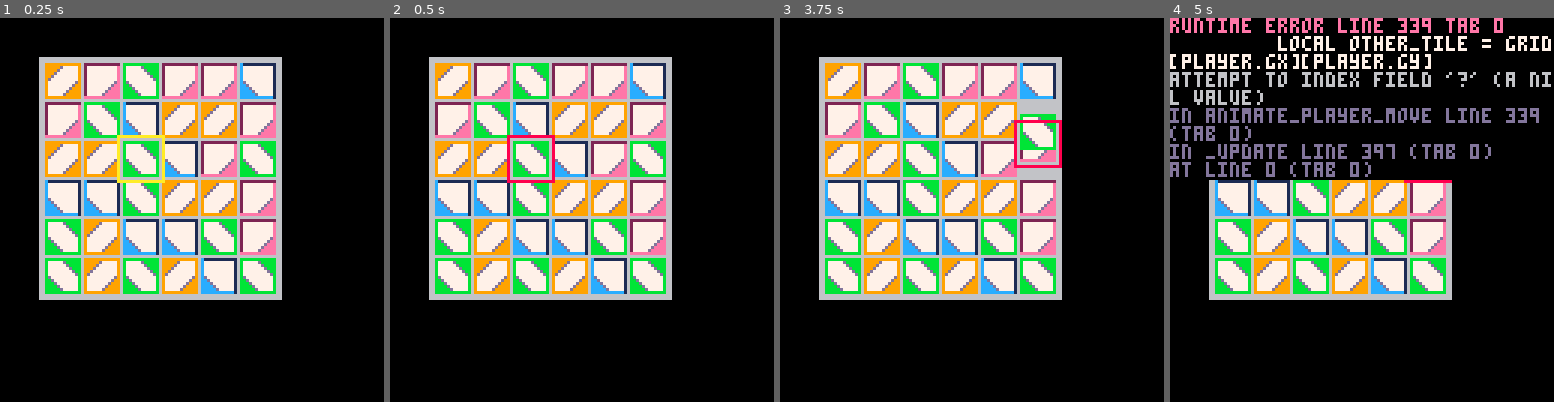
Above: before the commit, frames 1-4 (left to right).
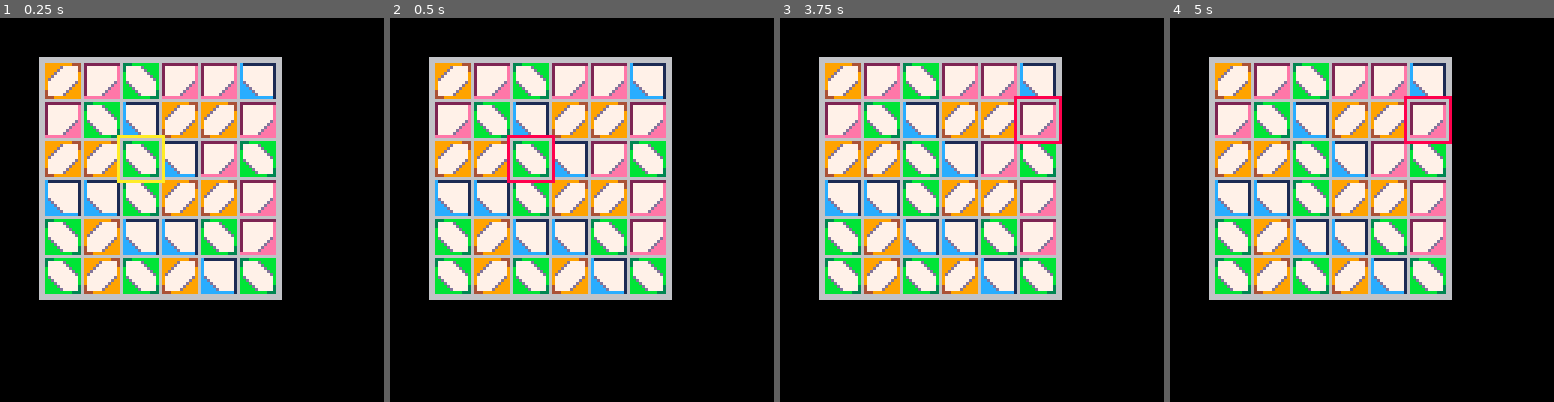
Above: after the commit, the same moments.

Repository: broquaint/pico8-carts
Game: PICO-8 cartridge eggjam4.p8
Two runs of this game, one before a commit and one after it. Both use one fixed random seed, a clock stepped at 60 frames per second and the inputs below.
Inputs:
- Up to frame 1 (0.25 s): no input
- Up to frame 2 (0.5 s): tap X (X key) at 0.33 s
- Up to frame 3 (3.75 s): tap O (Z key) at 0.7, 1.7, 2.1, 2.5, 2.9, 3.3, 3.7 s; tap X (X key) at 1.07, 1.85, 2.97 s; hold Right 1.6-2.1 s; hold Up 2.15-2.42 s; hold Right 2.47-3.03 s; hold Left 3.08-3.58 s; hold Down from 3.63 s (still down)
- Up to frame 4 (5 s): release Down at 3.97 s; hold Right 4.02-4.68 s; tap X (X key) at 4.08 s; tap O (Z key) at 4.1, 4.5, 4.9 s; hold Up from 4.73 s (still down)

The runs differ from the first frame. In frame 1, 1.2% of the frame differs, in the area x 11-72%, y 11-72%; in frame 2, 1.2%; in frame 3, 3.0%; in frame 4, 25%, in the area x 0-100%, y 0-72%.
Error before the commit: runtime error line 339 tab 0; local other_tile = grid[player.gx][player.gy]; attempt to index field '?' (a nil value)

Commit message:
POC pattern matching
Simplest possible thing.

Diff:
--- a/eggjam4.p8
+++ b/eggjam4.p8
@@ -18,11 +18,16 @@
 play_state_idle = 'idle'
 play_state_switch = 'switch'
 
-grid_sprites={
-   {1,azure},
-   {3,coral},
-   {5,orange},
-   {7,red},
+   -- br = 'bottom right',
+   -- bl = 'bottom left',
+   -- tr = 'top right',
+   -- tl = 'top left',
+
+grid_tiles={
+   {idx=1, colour=azure,  matches={bl=true}},
+   {idx=3, colour=coral,  matches={br=true}},
+   {idx=5, colour=orange, matches={tl=true, br=true}},
+   {idx=7, colour=lime,   matches={tr=true, bl=true}},
 --   {9,salmon},
 --   {11,lime}
 }
@@ -39,8 +44,10 @@
    for i = 1,6 do
       grid[i] = {}
       for j = 1,6 do
+         local tile = grid_tiles[randx(#grid_tiles)]
          grid[i][j] = {
-            spr_idx = grid_sprites[randx(#grid_sprites)][1],
+            spr_idx = tile.idx,
+            matches = tile.matches,
             gx = i,
             gy = j,
             x = i*tile_size+i,
@@ -157,14 +164,47 @@
 end
 
 function check_for_patterns(tile)
-end
-
+   function diamond_match(a)
+      local b = grid[a.gx+1][a.gy]
+      local c = grid[a.gx][a.gy+1]
+      local d = grid[a.gx+1][a.gy+1]
+      dump('checking ',a)
+
+      if a.matches.br and b.matches.bl and c.matches.tr and d.matches.tl then
+         dump('matched! ',a)
+         return {a,b,c,d}
+      else
+         dump('nay :( ',a)
+         return false
+      end
+   end
+
+   -- oo xx
+   -- oo xx
+   --
+   -- xx xx
+   -- xx xx
+   local tx, ty = tile.gx, tile.gy
+   return diamond_match(tile)
+end
+
+current_match = nil
 function finish_swap(args)
-   if check_for_patterns(player.tile_held) then
-      set_play_state('matched')
-   else
-      set_play_state('idle')
-   end
+   local state = 'idle'
+   if player.tile_held then
+      local matched = check_for_patterns(player.tile_held)
+      if matched then
+         dump('matched: ',matched)
+         animate(function()
+               current_match = matched
+               wait(60)
+               current_match = nil
+               set_play_state('idle')
+         end)
+         state = 'matched'
+      end
+   end
+   set_play_state(state)
 end
 
 player = {
@@ -222,25 +262,33 @@
       end
    end
 
-   -- Draw player cursor
-   local px0 = player.x + 1
-   local py0 = player.y + 1
-   local px1 = (px0 + space_size)
-   local py1 = (py0 + space_size)
-   rect(px0-1, py0-1, px1+1, py1+1, player.held and red or yellow)
+   if in_play_state('matched') then
+      local mx0 = current_match[1].x
+      local my0 = current_match[1].y
+      local mx1 = current_match[#current_match].x + space_size + 1
+      local my1 = current_match[#current_match].y + space_size + 1
+      rect(mx0, my0, mx1, my1, lime)
+   else
+      -- Draw player cursor
+      local px0 = player.x + 1
+      local py0 = player.y + 1
+      local px1 = (px0 + space_size)
+      local py1 = (py0 + space_size)
+      rect(px0-1, py0-1, px1+1, py1+1, player.held and red or yellow)
+   end
 end
 __gfx__
 00000000000000000000000000000000000000000000000000000000000000000000000000000000000000000000000000000000000000000000000000000000
 00000000000000000000000000000000000000000000000000000000000000000000000000000000000000000000000000000000000000000000000000000000
-0070070000c11111111111000022222222222200009999999999990000bbbbbbbbbbbb0000f555555555555000b5555555555550000000000000000000000000
-0007700000c77777777771000027777777777e000099999d7777790000b77777dbbbbb0000f777777777775000b7777777777750000000000000000000000000
-0007700000c77777777771000027777777777e00009999d77777790000b777777dbbbb0000f777777777775000b7777777777750000000000000000000000000
+0070070000c11111111111000022222222222200009999999994440000333bbbbbbbbb0000f555555555555000b5555555555550000000000000000000000000
+0007700000c77777777771000027777777777e000099999d7777740000377777dbbbbb0000f777777777775000b7777777777750000000000000000000000000
+0007700000c77777777771000027777777777e00009999d777777400003777777dbbbb0000f777777777775000b7777777777750000000000000000000000000
 0070070000c77777777771000027777777777e0000999d777777790000b7777777dbbb0000f777777777775000b7777777777750000000000000000000000000
 0000000000c77777777771000027777777777e000099d7777777790000b77777777dbb0000f777777777775000b7777777777750000000000000000000000000
 0000000000c77777777771000027777777777e00009d77777777790000b777777777db0000f777777777775000b7777777777750000000000000000000000000
 0000000000cd777777777100002777777777de00009777777777d90000bd777777777b0000fa77777777775000ba777777777750000000000000000000000000
 0000000000ccd7777777710000277777777dee0000977777777d990000bbd77777777b0000fdddd77777775000bdddd777777750000000000000000000000000
 0000000000cccd77777771000027777777deee000097777777d9990000bbbd7777777b0000fddfd77777775000bddbd777777750000000000000000000000000
-0000000000ccccd777777100002777777deeee00009777777d99990000bbbbd777777b0000fdfdd77777775000bdbdd777777750000000000000000000000000
-0000000000cccccd7777710000277777deeeee0000977777d999990000bbbbbd77777b0000fdddda7777775000bdddda77777750000000000000000000000000
-0000000000ccccccccccc10000eeeeeeeeeeee00009999999999990000bbbbbbbbbbbb0000fffffffffffff000bbbbbbbbbbbbb0000000000000000000000000
+0000000000ccccd777777100002777777deeee00004777777d99990000bbbbd77777730000fdfdd77777775000bdbdd777777750000000000000000000000000
+0000000000cccccd7777710000277777deeeee0000477777d999990000bbbbbd7777730000fdddda7777775000bdddda77777750000000000000000000000000
+0000000000ccccccccccc10000eeeeeeeeeeee00004449999999990000bbbbbbbbb3330000fffffffffffff000bbbbbbbbbbbbb0000000000000000000000000
